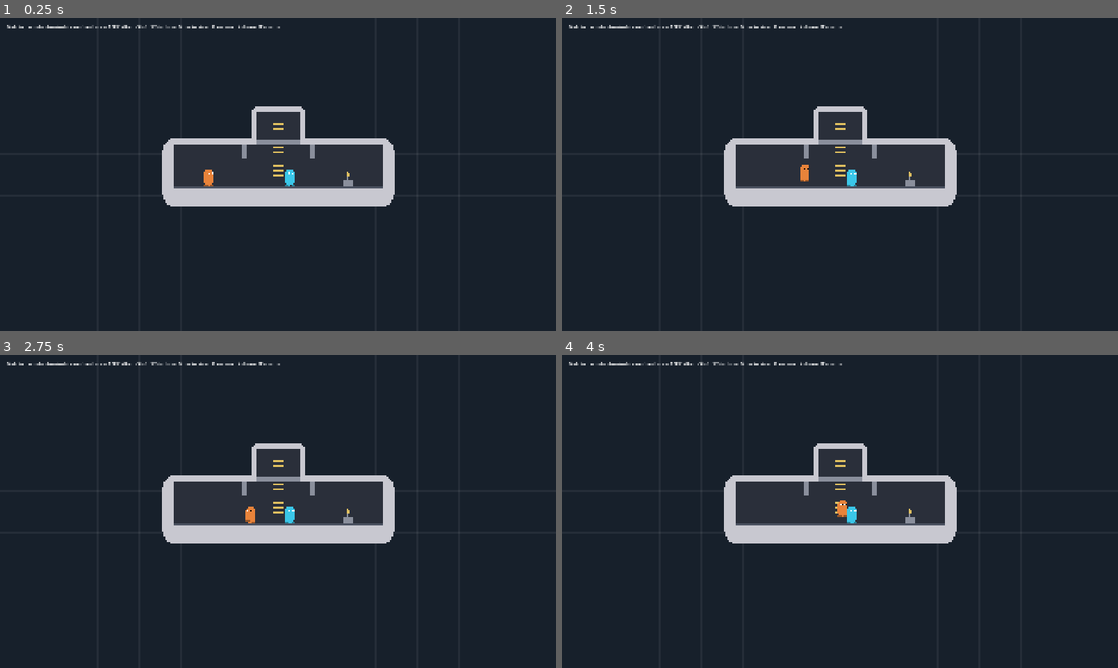
Above: before the commit, frames 1-4 (two rows, left to right).
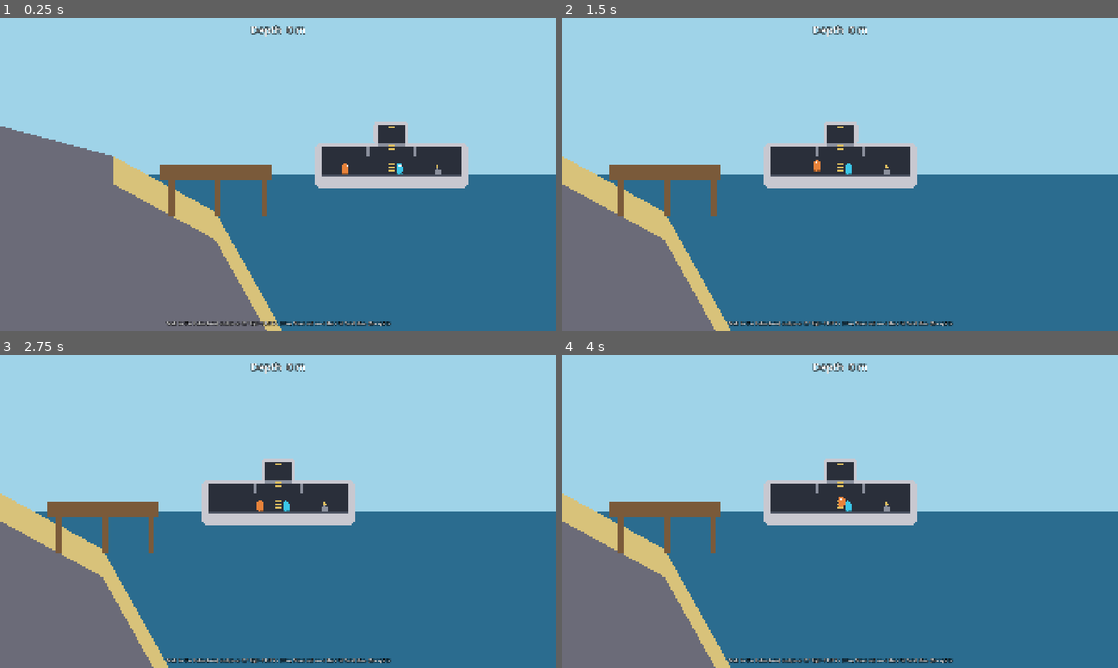
Above: after the commit, the same moments.

Repository: SnirNehemia/deeper
Game: Godot game, scene res://scenes/world.tscn
The game is run twice, just before and just after one commit, with the same random seed, the same clock (stepped at 60 frames per second) and the same inputs. Before the commit the project starts from res://scenes/sub_test.tscn.
Inputs:
- Up to frame 1 (0.25 s): no input
- Up to frame 2 (1.5 s): tap E at 0.5, 0.6, 1.25, 1.35 s; hold D from 0.53 s (still down); tap W at 0.77 s
- Up to frame 3 (2.75 s): tap W at 1.52 s; tap E at 2, 2.3 s; release D at 2.03 s; hold A from 2.03 s (still down); tap Q at 2.1 s
- Up to frame 4 (4 s): tap E at 2.75, 3.05, 3.5, 3.8 s; release A at 2.78 s; hold D from 2.78 s (still down); tap Shift at 2.85 s; tap W at 3.02, 3.77 s; tap Enter at 3.6 s

The runs differ from the first frame. In frame 1, 98% of the frame differs, in the area x 0-100%, y 0-100%; in frame 2, 98%; in frame 3, 98%; in frame 4, 98%.

Commit message:
Step 5/6: Shore Shelf map, water/depth, follow camera + depth HUD
Completes Milestone 1.
- ShoreShelf map (~300m x 130m): shore ramp + dock, 20m shallows plateau, steep
  shelf cliff with a cave mouth, ~110m basin with 3 rock pillars; sand/rock/
  deep-rock terrain; sky strip + water column darkening with depth
- Terrain on TERRAIN layer; sub hull collides (bumping harmless) — verified the
  sub rests on the sea floor and rises back
- DepthHud: top-center live depth meter (m below surface)
- world.tscn (new main scene): map + crewed sub at the surface, smooth follow
  camera framing ~60m, depth HUD
- Headless test_world: surface spawn, depth tracking, sea-floor collision, ascent
- capture_world: throwaway screenshot tool (output gitignored)

Co-Authored-By: Claude Sonnet 4.6 <noreply@anthropic.com>

Diff:
--- a/project.godot
+++ b/project.godot
@@ -11,7 +11,7 @@
 [application]
 
 config/name="Deeper"
-run/main_scene="res://scenes/sub_test.tscn"
+run/main_scene="res://scenes/world.tscn"
 config/features=PackedStringArray("4.4", "GL Compatibility")
 config/icon="res://icon.svg"
 
--- /dev/null
+++ b/scenes/shore_shelf.gd
@@ -0,0 +1,132 @@
+class_name ShoreShelf
+extends Node2D
+
+## The Milestone 1 test map: ~300 m wide x 130 m deep. A shore + dock on the
+## left, a ~20 m shallows plateau, a shelf-edge cliff dropping into a ~110 m
+## basin with rock pillars and a cave mouth. Sky above the waterline (y = 0),
+## water darkening with depth below it. Static terrain on the TERRAIN layer; the
+## sub's hull collides with it (bumping is harmless this milestone).
+
+const M := 48.0  ## pixels per meter
+
+const WIDTH_M := 300.0
+const DEPTH_M := 130.0
+const FLOOR_BASIN_M := 110.0
+
+func _ready() -> void:
+	_build_sky_and_water()
+	_build_terrain()
+	_build_dock()
+
+func _v(mx: float, my: float) -> Vector2:
+	return Vector2(mx * M, my * M)
+
+func _build_sky_and_water() -> void:
+	# Sky strip above the waterline.
+	var sky := ColorRect.new()
+	sky.color = PlaceholderArt.SKY_COLOR
+	sky.position = _v(-40.0, -40.0)
+	sky.size = _v(WIDTH_M + 80.0, 40.0)
+	sky.z_index = -100
+	add_child(sky)
+
+	# Water column, darkening in a few bands with depth.
+	var bands := 6
+	for i in bands:
+		var t0 := float(i) / bands
+		var t1 := float(i + 1) / bands
+		var band := ColorRect.new()
+		band.color = PlaceholderArt.WATER_SURFACE.lerp(PlaceholderArt.DEEP_WATER, t0)
+		band.position = _v(-40.0, t0 * DEPTH_M)
+		band.size = _v(WIDTH_M + 80.0, (t1 - t0) * DEPTH_M)
+		band.z_index = -90
+		add_child(band)
+
+func _build_terrain() -> void:
+	var body := StaticBody2D.new()
+	body.collision_layer = Layers.TERRAIN
+	body.collision_mask = 0
+	add_child(body)
+
+	# Sea-floor + ground silhouette (left shore -> shallows -> steep shelf cliff
+	# -> basin). The cliff is nearly vertical so it reads as a wall.
+	var profile := [
+		_v(0.0, -6.0),    # shore top (above water)
+		_v(15.0, -2.0),   # ramp toward the water
+		_v(26.0, 4.0),
+		_v(35.0, 20.0),   # shallows plateau begins (20 m deep)
+		_v(150.0, 20.0),  # shallows plateau
+		_v(156.0, 26.0),  # shelf edge
+		_v(161.0, 55.0),  # cliff face
+		_v(163.0, FLOOR_BASIN_M),  # down to the basin floor
+		_v(WIDTH_M, FLOOR_BASIN_M), # basin floor
+		_v(WIDTH_M, DEPTH_M),       # down the right edge
+		_v(0.0, DEPTH_M),           # along the bottom
+	]
+	_add_terrain_polygon(body, PackedVector2Array(profile), PlaceholderArt.TERRAIN_ROCK, -80)
+
+	# Sand cap along the shallows + ramp.
+	var sand := PackedVector2Array([
+		_v(15.0, -2.0), _v(26.0, 4.0), _v(35.0, 20.0),
+		_v(150.0, 20.0), _v(156.0, 26.0),
+		_v(156.0, 29.0), _v(150.0, 23.0), _v(35.0, 23.0), _v(26.0, 7.0), _v(15.0, 1.0),
+	])
+	_add_visual_polygon(sand, PlaceholderArt.TERRAIN_SAND, -79)
+
+	# Deep rock over the basin floor.
+	var deep := PackedVector2Array([
+		_v(163.0, FLOOR_BASIN_M), _v(WIDTH_M, FLOOR_BASIN_M),
+		_v(WIDTH_M, DEPTH_M), _v(163.0, DEPTH_M),
+	])
+	_add_visual_polygon(deep, PlaceholderArt.TERRAIN_DEEP_ROCK, -79)
+
+	# Rock pillars rising from the basin floor.
+	_add_pillar(body, 200.0, 10.0, 55.0)
+	_add_pillar(body, 240.0, 12.0, 38.0)
+	_add_pillar(body, 272.0, 9.0, 62.0)
+
+	# Cave mouth: a dark recess carved into the cliff face (nothing inside yet).
+	var cave := PackedVector2Array([
+		_v(162.0, 66.0), _v(154.0, 69.0), _v(151.0, 79.0),
+		_v(154.0, 89.0), _v(162.0, 92.0),
+	])
+	_add_visual_polygon(cave, PlaceholderArt.CAVE_COLOR, -78)
+
+func _add_pillar(body: StaticBody2D, center_x_m: float, width_m: float, top_m: float) -> void:
+	var pts := PackedVector2Array([
+		_v(center_x_m - width_m * 0.5, top_m),
+		_v(center_x_m + width_m * 0.5, top_m),
+		_v(center_x_m + width_m * 0.5, FLOOR_BASIN_M),
+		_v(center_x_m - width_m * 0.5, FLOOR_BASIN_M),
+	])
+	_add_terrain_polygon(body, pts, PlaceholderArt.TERRAIN_ROCK, -78)
+
+func _build_dock() -> void:
+	# A simple surface dock near the shore (visual only).
+	var dock := ColorRect.new()
+	dock.color = PlaceholderArt.DOCK_COLOR
+	dock.position = _v(20.0, -1.0)
+	dock.size = _v(12.0, 1.5)
+	dock.z_index = -70
+	add_child(dock)
+	for i in 3:
+		var post := ColorRect.new()
+		post.color = PlaceholderArt.DOCK_COLOR
+		post.position = _v(21.0 + i * 5.0, 0.5)
+		post.size = _v(0.6, 4.0)
+		post.z_index = -71
+		add_child(post)
+
+## Add a polygon that both collides (TERRAIN) and is drawn.
+func _add_terrain_polygon(body: StaticBody2D, pts: PackedVector2Array, color: Color, z: int) -> void:
+	var col := CollisionPolygon2D.new()
+	col.polygon = pts
+	body.add_child(col)
+	_add_visual_polygon(pts, color, z)
+
+func _add_visual_polygon(pts: PackedVector2Array, color: Color, z: int) -> void:
+	var poly := Polygon2D.new()
+	poly.polygon = pts
+	poly.color = color
+	poly.z_index = z
+	add_child(poly)
--- /dev/null
+++ b/scenes/world.gd
@@ -0,0 +1,68 @@
+extends Node2D
+
+## Milestone 1 world: the Shore Shelf map with the crewed sub. Drive from the
+## dock, across the shallows, over the shelf edge, and down into the basin while
+## the depth meter tracks you. A smooth follow-camera frames ~60 m of world.
+
+const M := 48.0
+
+var _sub: Sub
+var _cam: Camera2D
+
+func _ready() -> void:
+	add_child(ShoreShelf.new())
+
+	# Sub spawns floating at the surface, just past the dock over the shallows.
+	_sub = Sub.new()
+	_sub.position = Vector2(45.0 * M, 0.0)
+	add_child(_sub)
+
+	var p1 := Crew.new()
+	p1.player_index = 0
+	p1.body_color = PlaceholderArt.CREW_P1_COLOR
+	p1.position = Vector2(-240, -60)  # engine room
+	_sub.add_child(p1)
+
+	var p2 := Crew.new()
+	p2.player_index = 1
+	p2.body_color = PlaceholderArt.CREW_P2_COLOR
+	p2.position = Vector2(40, -60)    # middle room
+	_sub.add_child(p2)
+
+	# Fixed-zoom follow camera: ~60 m visible width, smoothed.
+	_cam = Camera2D.new()
+	var visible_width_m := 60.0
+	var zoom := get_viewport().get_visible_rect().size.x / (visible_width_m * M)
+	_cam.zoom = Vector2(zoom, zoom)
+	_cam.position_smoothing_enabled = true
+	_cam.position_smoothing_speed = 5.0
+	add_child(_cam)
+	_cam.make_current()
+
+	var hud := DepthHud.new()
+	hud.sub = _sub
+	add_child(hud)
+
+	_add_hint_label()
+
+func _physics_process(_delta: float) -> void:
+	if _sub != null and _cam != null:
+		_cam.global_position = _sub.global_position
+
+func _add_hint_label() -> void:
+	var layer := CanvasLayer.new()
+	add_child(layer)
+	var label := Label.new()
+	label.text = "Walk to the helm (bow) and press E / Right-Shift to drive. Steer out over the shelf and dive. (Esc quits)"
+	label.set_anchors_preset(Control.PRESET_BOTTOM_WIDE)
+	label.horizontal_alignment = HORIZONTAL_ALIGNMENT_CENTER
+	label.offset_top = -40
+	label.add_theme_color_override("font_color", Color.WHITE)
+	label.add_theme_color_override("font_outline_color", Color.BLACK)
+	label.add_theme_constant_override("outline_size", 5)
+	layer.add_child(label)
+
+func _unhandled_input(event: InputEvent) -> void:
+	# Dev convenience only (not gameplay input): quit on Esc.
+	if event is InputEventKey and event.pressed and event.keycode == KEY_ESCAPE:
+		get_tree().quit()
--- /dev/null
+++ b/scenes/world.tscn
@@ -0,0 +1,6 @@
+[gd_scene load_steps=2 format=3 uid="uid://b8deeperworld"]
+
+[ext_resource type="Script" path="res://scenes/world.gd" id="1_world"]
+
+[node name="World" type="Node2D"]
+script = ExtResource("1_world")
--- a/scripts/placeholder_art.gd
+++ b/scripts/placeholder_art.gd
@@ -30,3 +30,5 @@
 const WATER_SURFACE := Color("2b6c8f")
 const DEEP_WATER := Color("0a1a2e")
 const SANDBOX_BG := Color("17202b")
+const CAVE_COLOR := Color("05080f")     ## dark recess
+const DOCK_COLOR := Color("7a5a3a")     ## wooden dock
--- /dev/null
+++ b/scripts/ui/depth_hud.gd
@@ -0,0 +1,27 @@
+class_name DepthHud
+extends CanvasLayer
+
+## Top-center depth meter: how far below the surface the sub is, live in meters.
+## Surface (waterline) is world y = 0, so depth = sub.y / pixels-per-meter,
+## clamped at 0 while at/above the surface.
+
+var sub: Sub
+
+var _label: Label
+
+func _ready() -> void:
+	_label = Label.new()
+	_label.set_anchors_preset(Control.PRESET_TOP_WIDE)
+	_label.horizontal_alignment = HORIZONTAL_ALIGNMENT_CENTER
+	_label.offset_top = 16
+	_label.add_theme_font_size_override("font_size", 36)
+	_label.add_theme_color_override("font_color", Color.WHITE)
+	_label.add_theme_color_override("font_outline_color", Color.BLACK)
+	_label.add_theme_constant_override("outline_size", 6)
+	add_child(_label)
+
+func _process(_delta: float) -> void:
+	if sub == null:
+		return
+	var depth := maxf(0.0, sub.global_position.y / GameFeel.PIXELS_PER_METER)
+	_label.text = "Depth  %d m" % int(round(depth))
--- /dev/null
+++ b/tests/capture_world.gd
@@ -0,0 +1,43 @@
+extends Node2D
+
+## Throwaway visual capture of the Shore Shelf map: places the sub down by the
+## shelf edge so the screenshot shows the cliff, basin, pillars, cave, water
+## gradient, and depth HUD. Saves res://world_capture.png and quits.
+
+func _ready() -> void:
+	add_child(ShoreShelf.new())
+
+	var sub := Sub.new()
+	sub.position = Vector2(180.0 * 48.0, 74.0 * 48.0)
+	add_child(sub)
+
+	var p1 := Crew.new()
+	p1.player_index = 99
+	p1.position = Vector2(-240, -60)
+	sub.add_child(p1)
+	var p2 := Crew.new()
+	p2.player_index = 99
+	p2.body_color = PlaceholderArt.CREW_P2_COLOR
+	p2.position = Vector2(40, -60)
+	sub.add_child(p2)
+
+	var cam := Camera2D.new()
+	var zoom := get_viewport().get_visible_rect().size.x / (60.0 * 48.0)
+	cam.zoom = Vector2(zoom, zoom)
+	cam.position = sub.position
+	add_child(cam)
+	cam.make_current()
+
+	var hud := DepthHud.new()
+	hud.sub = sub
+	add_child(hud)
+
+	await _capture()
+
+func _capture() -> void:
+	for i in 60:
+		await get_tree().physics_frame
+	await RenderingServer.frame_post_draw
+	var img := get_viewport().get_texture().get_image()
+	img.save_png("res://world_capture.png")
+	get_tree().quit(0)
--- /dev/null
+++ b/tests/capture_world.tscn
@@ -0,0 +1,6 @@
+[gd_scene load_steps=2 format=3 uid="uid://b8deepercaptureworld"]
+
+[ext_resource type="Script" path="res://tests/capture_world.gd" id="1_capw"]
+
+[node name="CaptureWorld" type="Node2D"]
+script = ExtResource("1_capw")
--- /dev/null
+++ b/tests/test_world.gd
@@ -0,0 +1,61 @@
+extends Node
+
+## Headless test for the Shore Shelf map (Steps 5/6).
+##
+## Run: godot --headless res://tests/test_world.tscn
+## Verifies the sub spawns at the surface, the depth reading tracks vertical
+## motion, the sub collides with the sea floor (can't sink through it), and it
+## can rise back toward the surface.
+
+var _failures := 0
+
+func _ready() -> void:
+	await _run()
+	if _failures == 0:
+		print("WORLD TESTS PASSED")
+		get_tree().quit(0)
+	else:
+		push_error("WORLD TESTS FAILED: %d failing check(s)" % _failures)
+		get_tree().quit(1)
+
+func _check(cond: bool, msg: String) -> void:
+	if cond:
+		print("  ok:   ", msg)
+	else:
+		push_error("  FAIL: " + msg)
+		_failures += 1
+
+func _frames(n: int) -> void:
+	for i in n:
+		await get_tree().physics_frame
+
+func _depth(sub: Sub) -> float:
+	return sub.global_position.y / GameFeel.PIXELS_PER_METER
+
+func _run() -> void:
+	print("[world]")
+	add_child(ShoreShelf.new())
+
+	var sub := Sub.new()
+	sub.position = Vector2(45.0 * 48.0, 0.0)  # surface, over the shallows
+	add_child(sub)
+
+	await _frames(20)
+	_check(_depth(sub) < 3.0, "sub spawns at the surface (~0 m depth)")
+
+	# Dive: drive straight down long enough to reach the shallows floor (~20 m),
+	# which should stop the sub (hull bottom rests ~17 m down).
+	for i in 480:
+		sub.drive_input = Vector2(0, 1)
+		await get_tree().physics_frame
+	var deep := _depth(sub)
+	_check(deep > 10.0, "depth increases as the sub dives")
+	_check(deep < 22.0 and absf(sub.velocity.y) < 30.0,
+		"sub rests on the sea floor instead of sinking through it")
+
+	# Surface again.
+	for i in 300:
+		sub.drive_input = Vector2(0, -1)
+		await get_tree().physics_frame
+	sub.drive_input = Vector2.ZERO
+	_check(_depth(sub) < deep - 5.0, "sub rises back toward the surface")
--- /dev/null
+++ b/tests/test_world.tscn
@@ -0,0 +1,6 @@
+[gd_scene load_steps=2 format=3 uid="uid://b8deepertestworld"]
+
+[ext_resource type="Script" path="res://tests/test_world.gd" id="1_testworld"]
+
+[node name="TestWorld" type="Node"]
+script = ExtResource("1_testworld")
Not shown, added: .e.txt
Not shown, added: scenes/shore_shelf.gd.uid
Not shown, added: scenes/world.gd.uid
Not shown, added: scripts/ui/depth_hud.gd.uid
Not shown, added: tests/capture_world.gd.uid
Not shown, added: tests/test_world.gd.uid
Not shown, changed: .gitignore
